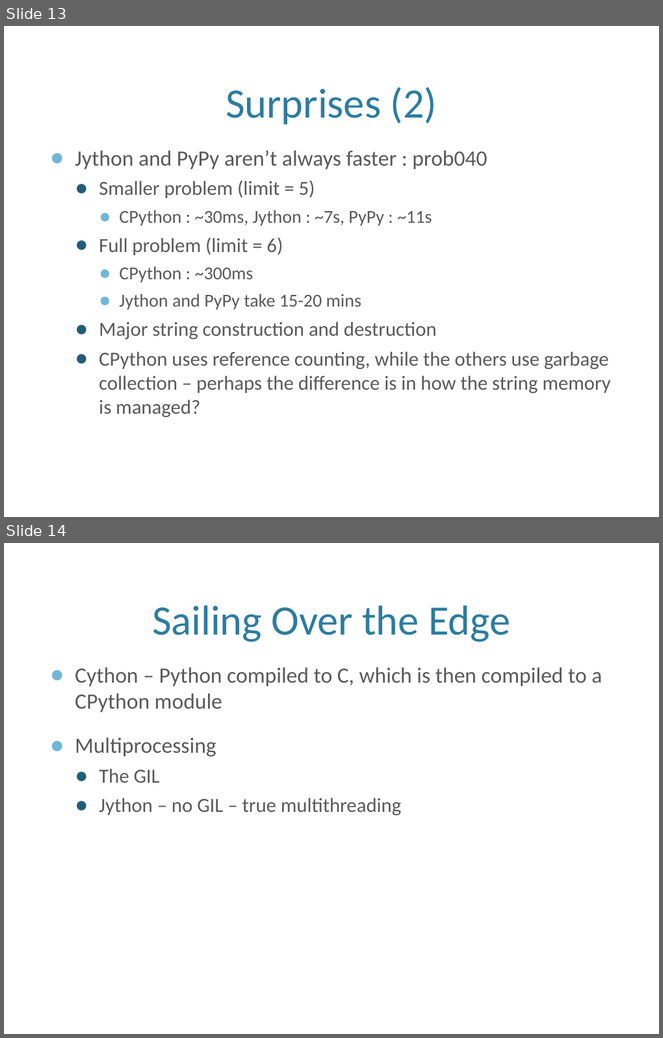
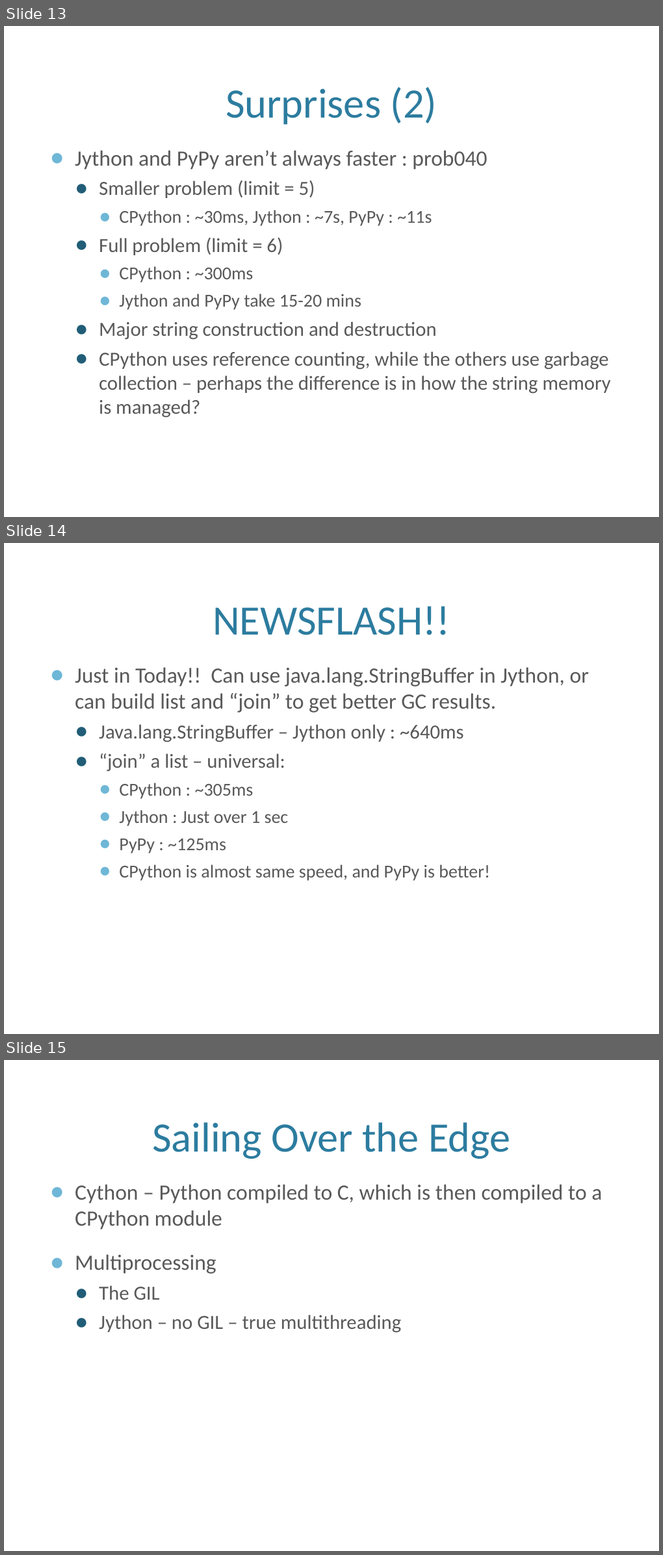
Before and after one commit to maccergit/python-talk, a slide deck: Python Performance Talk.pptx. Shown one above the other, each under a label of ours: slides 13 and 14 before the commit, slides 13, 14 and 15 after it. The pictures are 663x1038 and 663x1555 pixels, drawn with LibreOffice and Linux fonts; fonts in the diff are those of the drawing; background and template pictures are left out. Boxes give left, top, right and bottom in pixels: in the first picture for what was removed or moved away, otherwise in the second. Text is boxed around its words. In the diff, an @@ line names an element or a change of style, - is before the commit and + after.

Commit message:
Add use of StringBuffer in Jython, and joining lists for Python to prob40

```diff
--- a/Python Performance Talk.pptx
+++ b/Python Performance Talk.pptx
@@ slide 14 added at [4, 543, 659, 1034], background picture (left out) @@
@@ title added at [213, 606, 450, 635], 46 pt, text #2C7C9F @@
+NEWSFLASH!!
@@ text added at [75, 667, 589, 881], 24 pt, text #595959 @@
+● Just in Today!! Can use java.lang.StringBuffer in Jython, or can build list and “join” to get better GC results.
+  ● Java.lang.StringBuffer – Jython only : ~640ms
+  ● “join” a list – universal:
+    ● CPython : ~305ms
+    ● Jython : Just over 1 sec
+    ● PyPy : ~125ms
+    ● CPython is almost same speed, and PyPy is better!
@@ what was slide 14 is now slide 15 @@
```
Also in this commit, not shown: 2 other files.
